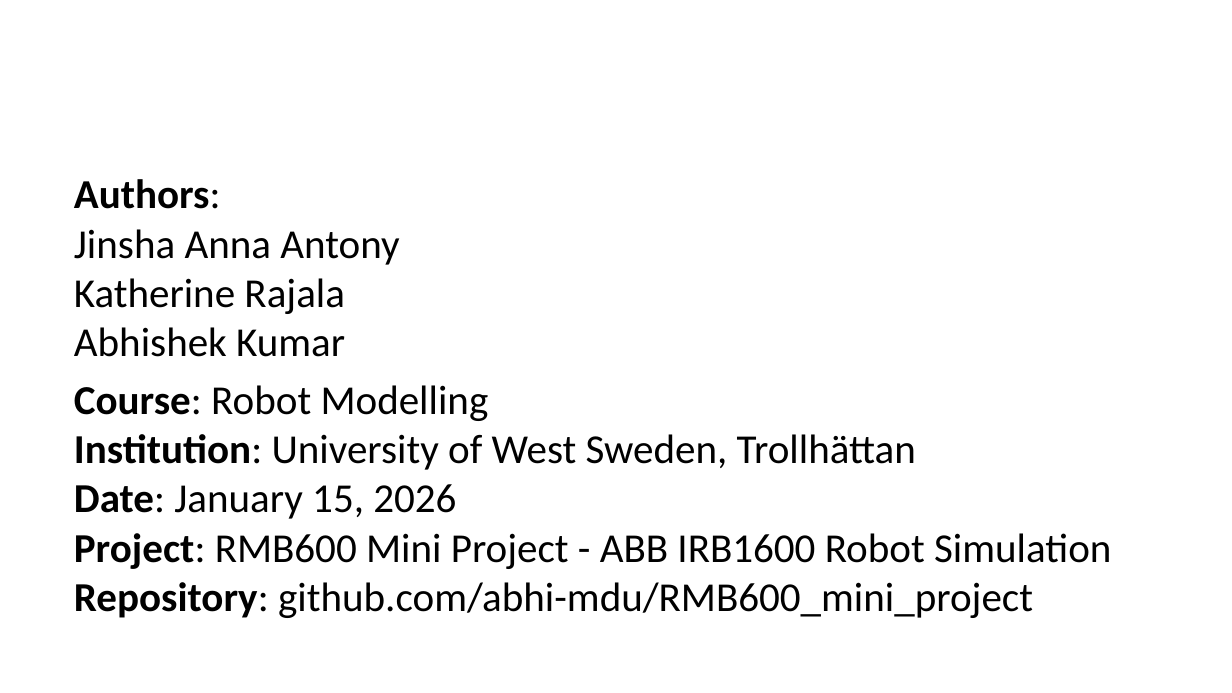
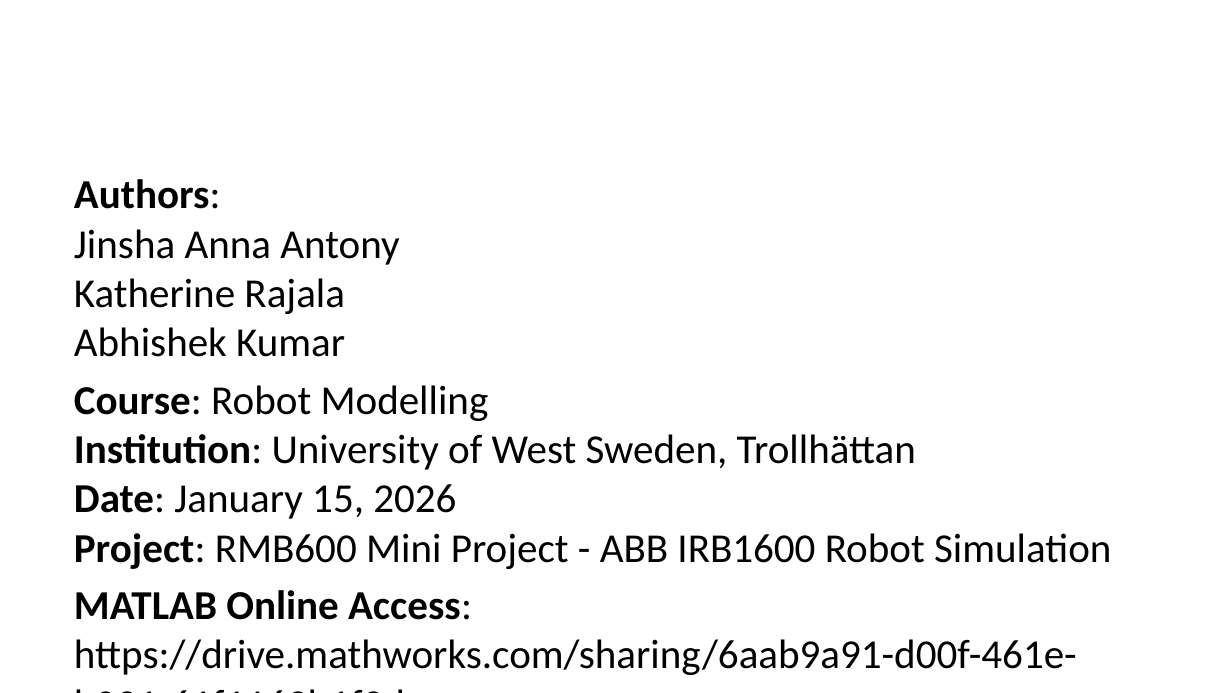
Before and after one commit to abhi-mdu/RMB600_mini_project, a slide deck: slide 2 of FINAL_PRESENTATION.pptx. Drawn at 1232x693 pixels with LibreOffice and Linux fonts; fonts in the diff are those of the drawing. Boxes give left, top, right and bottom in pixels: in the first picture for what was removed or moved away, otherwise in the second. Text is boxed around its words. In the diff, an @@ line names an element or a change of style, - is before the commit and + after.

Commit message:
Remove repository references and add MATLAB Online shared link

```diff
--- a/FINAL_PRESENTATION.pptx
+++ b/FINAL_PRESENTATION.pptx
@@ text at (x1=74, y1=385, x2=1111, y2=675): text changed @@
-Course: Robot Modelling
-Institution: University of West Sweden, Trollhättan
-Date: January 15, 2026
-Project: RMB600 Mini Project - ABB IRB1600 Robot Simulation
-Repository: github.com/abhi-mdu/RMB600_mini_project
+Course: Robot Modelling
+Institution: University of West Sweden, Trollhättan
+Date: January 15, 2026
+Project: RMB600 Mini Project - ABB IRB1600 Robot Simulation
+MATLAB Online Access: https://drive.mathworks.com/sharing/6aab9a91-d00f-461e-b031-61f1169b1f2d
```
Also in this commit, not shown: 1 other slide changed, 1 slide removed, 6 other files.
